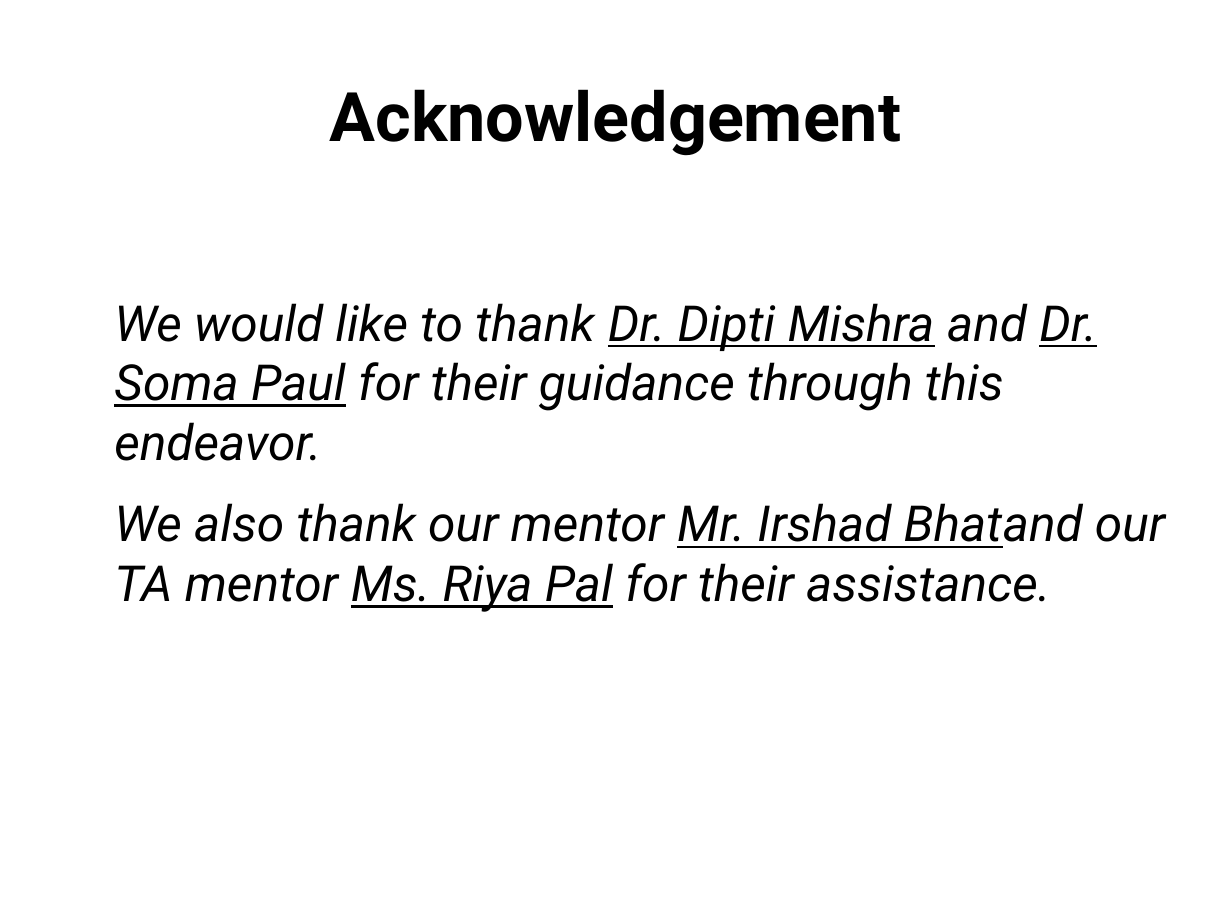
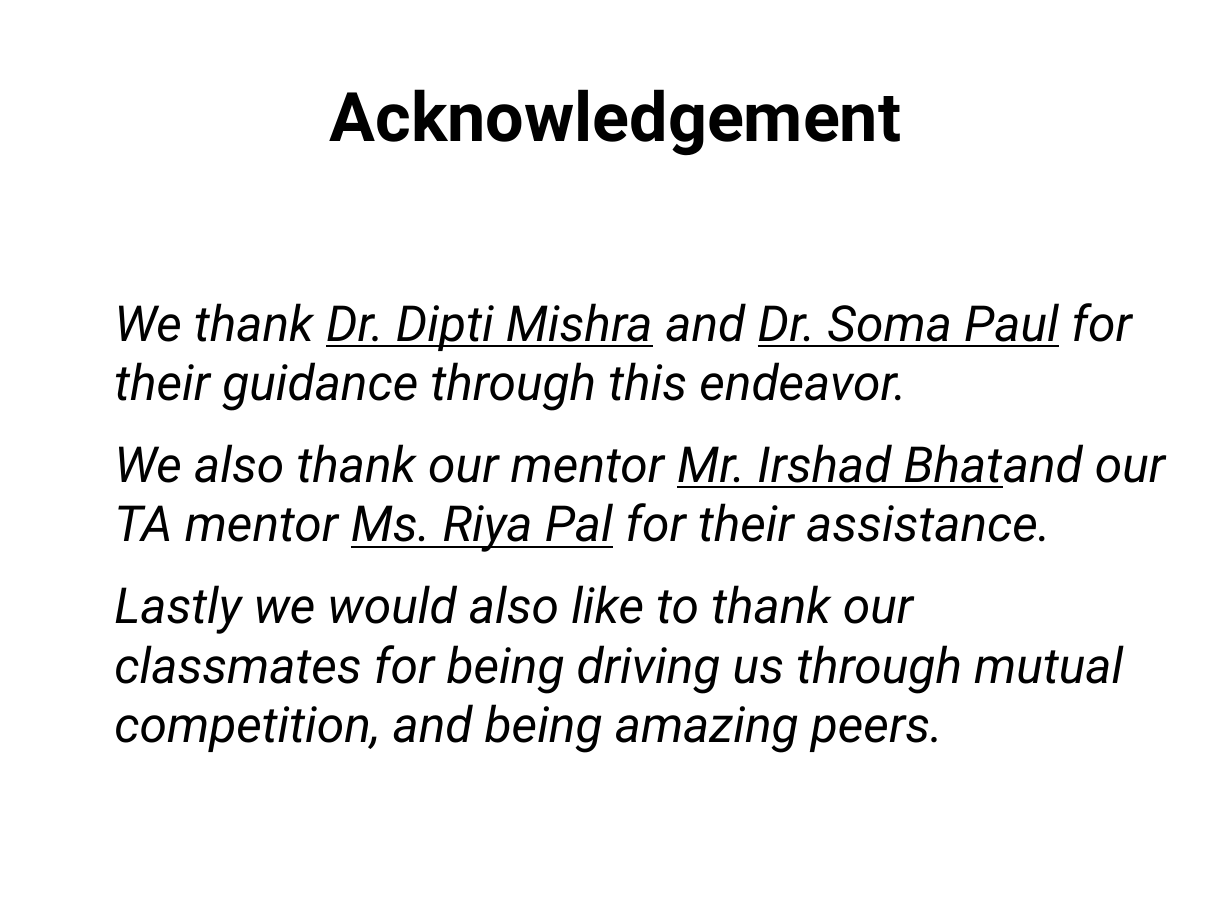
Before and after one commit to IamAdiSri/cl1-proj, a slide deck: slide 9 of lingo_pres/pres.odp. Drawn at 1232x924 pixels with LibreOffice and Linux fonts; fonts in the diff are those of the drawing. Boxes give left, top, right and bottom in pixels: in the first picture for what was removed or moved away, otherwise in the second. Text is boxed around its words. In the diff, an @@ line names an element or a change of style, - is before the commit and + after.

Commit message:
Rewritten script and added more acknowledgement

```diff
--- a/lingo_pres/pres.odp
+++ b/lingo_pres/pres.odp
@@ text at <box>114,303,1132,411</box>: text changed @@
-We would like to thank Dr. Dipti Mishra and Dr. Soma Paul for their guidance through this endeavor.
+We thank Dr. Dipti Mishra and Dr. Soma Paul for their guidance through this endeavor.
@@ text at <box>114,585,1123,753</box>: paragraph added @@
+Lastly we would also like to thank our classmates for being driving us through mutual competition, and being amazing peers.
```
Also in this commit, not shown: 1 other file.
